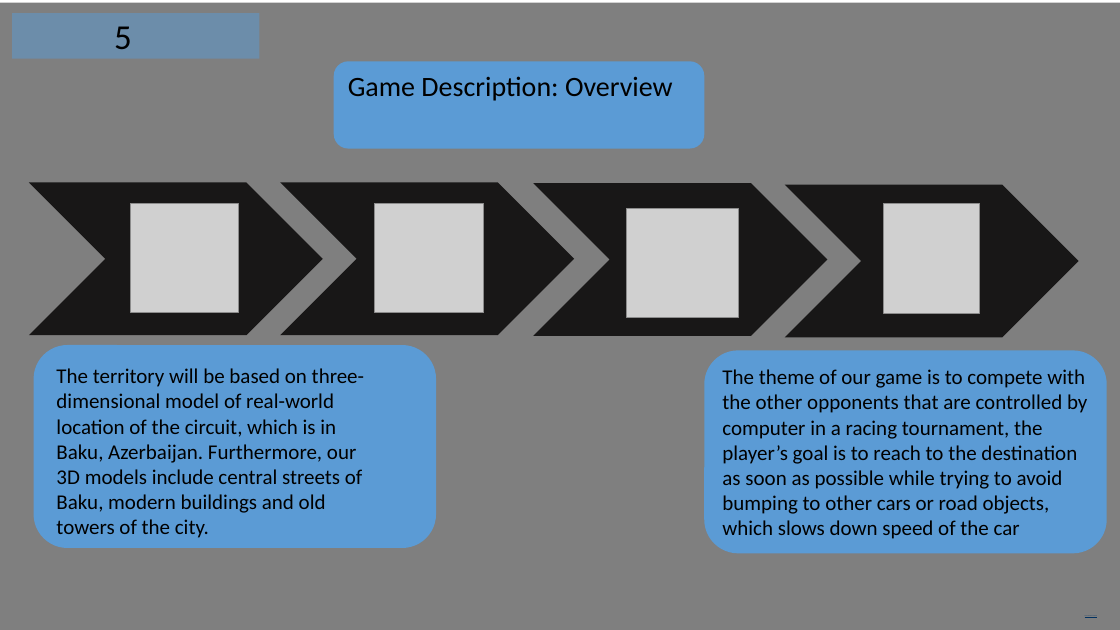
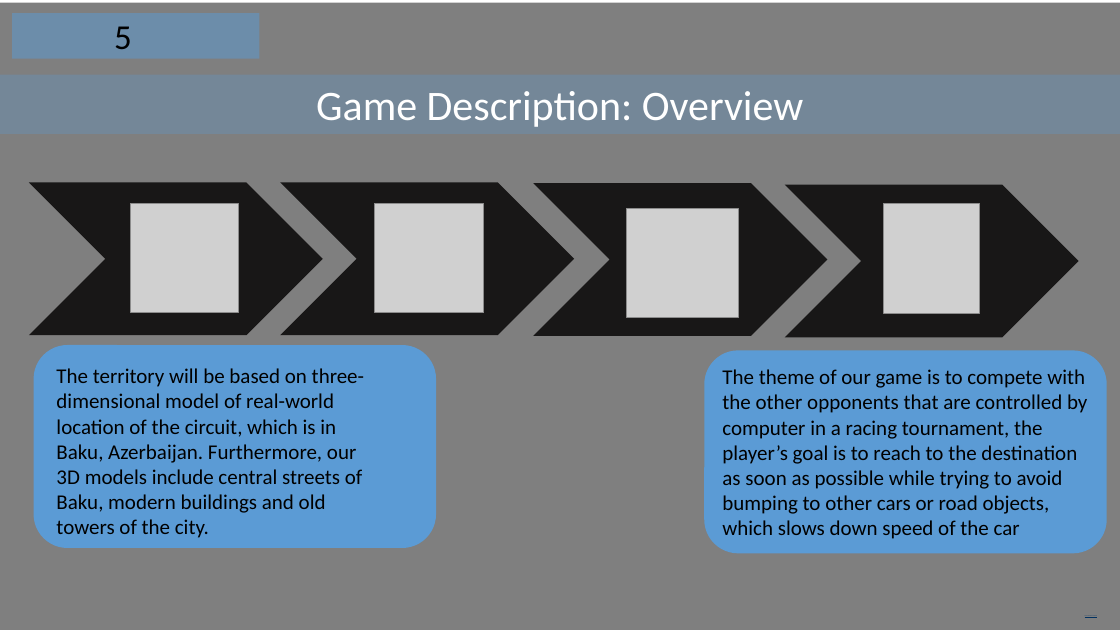
Before and after one commit to ADA-SITE-CSCI4836-2018-Fall/class-game-project-game-ops, a slide deck: slide 5 of CSCI4836-HW04-Presentation.pptx. Drawn at 1120x630 pixels with LibreOffice and Linux fonts; fonts in the diff are those of the drawing; grey boxes stand for pictures; background and template pictures are left out. Boxes give left, top, right and bottom in pixels: in the first picture for what was removed or moved away, otherwise in the second. Text is boxed around its words. In the diff, an @@ line names an element or a change of style, - is before the commit and + after.

```diff
--- a/CSCI4836-HW04-Presentation.pptx
+++ b/CSCI4836-HW04-Presentation.pptx
@@ rectangle "Game Description: Overview": place and size @@
-rectangle "Game Description: Overview" at [348, 76, 673, 101]
+rectangle "Game Description: Overview" at [0, 75, 1120, 134]
@@ rectangle "Game Description: Overview" at [0, 75, 1120, 134]: size 24 to 36 pt, text colour #000000 to #FFFFFF; alignment left to centre; fill none to #5B9BD5 at 30% opacity @@
@@ rounded rectangle removed at [334, 61, 704, 149] @@
```
Also in this commit, not shown: 5 other slides changed, 4 slides removed.
